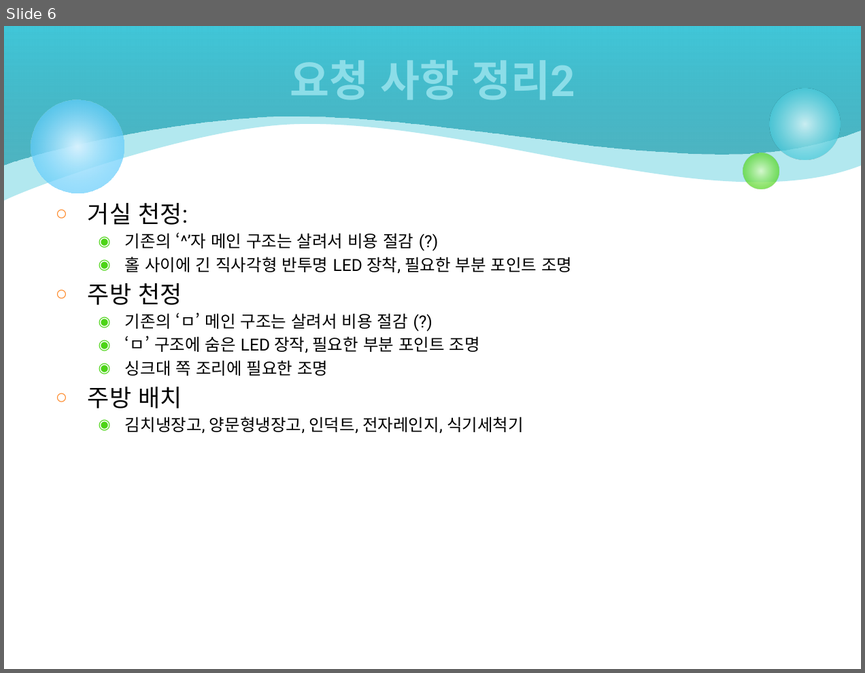
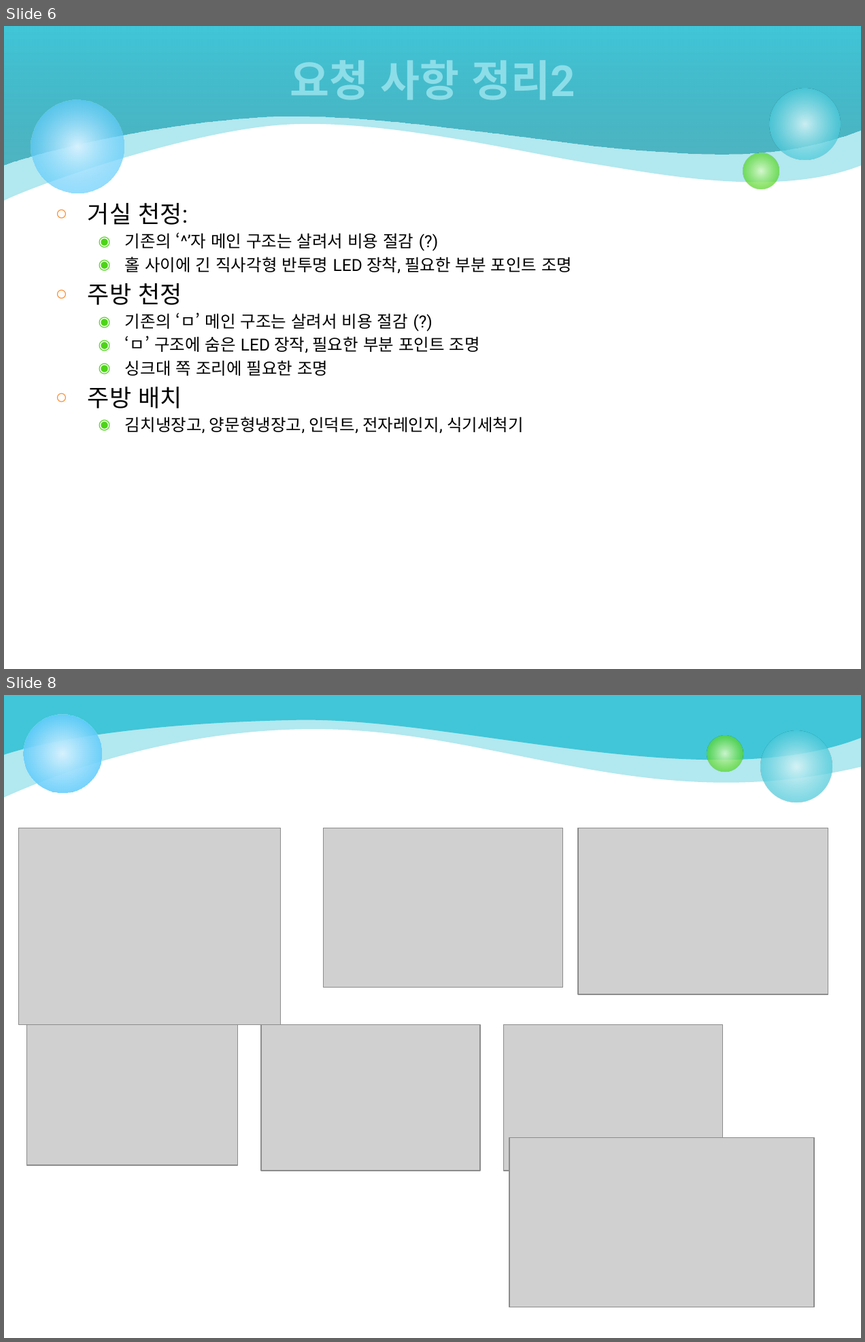
Before and after one commit to ketri-scs/4f_design, a slide deck: 100_컨셉 디자인/K220123_인테리어 컨셉 디자인 요청 사항 v0.8.pptx. Shown one above the other, each under a label of ours: slide 6 before the commit, slides 6 and 8 after it; the slides between them are not shown. The pictures are 865x673 and 865x1342 pixels, drawn with LibreOffice and Linux fonts; fonts in the diff are those of the drawing; grey boxes stand for pictures. Boxes give left, top, right and bottom in pixels: in the first picture for what was removed or moved away, otherwise in the second. Text is boxed around its words. In the diff, an @@ line names an element or a change of style, - is before the commit and + after.

```diff
--- a/100_컨셉 디자인/K220123_인테리어 컨셉 디자인 요청 사항 v0.8.pptx
+++ b/100_컨셉 디자인/K220123_인테리어 컨셉 디자인 요청 사항 v0.8.pptx
@@ slide 8 added at (x1=4, y1=695, x2=861, y2=1338), background #FFFFFF @@
@@ freeform shape added at (x1=4, y1=695, x2=861, y2=815), fill #40C6D8 at 40% opacity @@
@@ freeform shape added at (x1=4, y1=695, x2=861, y2=798), fill #40C6D8 @@
@@ ellipse added at (x1=24, y1=715, x2=102, y2=793), fill gradient #D6F2FE to #33BDFB @@
@@ ellipse added at (x1=706, y1=735, x2=742, y2=771), fill gradient #DAFACD to #4CD416 @@
@@ ellipse added at (x1=761, y1=731, x2=832, y2=802), fill gradient #D9F4F7 to #40C6D8 @@
@@ picture added at (x1=18, y1=828, x2=281, y2=1024) @@
@@ picture added at (x1=324, y1=828, x2=563, y2=987) @@
@@ picture added at (x1=578, y1=828, x2=827, y2=994) @@
@@ picture added at (x1=26, y1=1024, x2=237, y2=1164) @@
@@ picture added at (x1=261, y1=1024, x2=481, y2=1170) @@
@@ picture added at (x1=504, y1=1024, x2=723, y2=1170) @@
@@ picture added at (x1=509, y1=1137, x2=815, y2=1307) @@
```
Also in this commit, not shown: 1 slide changed, 1 other slide added.
